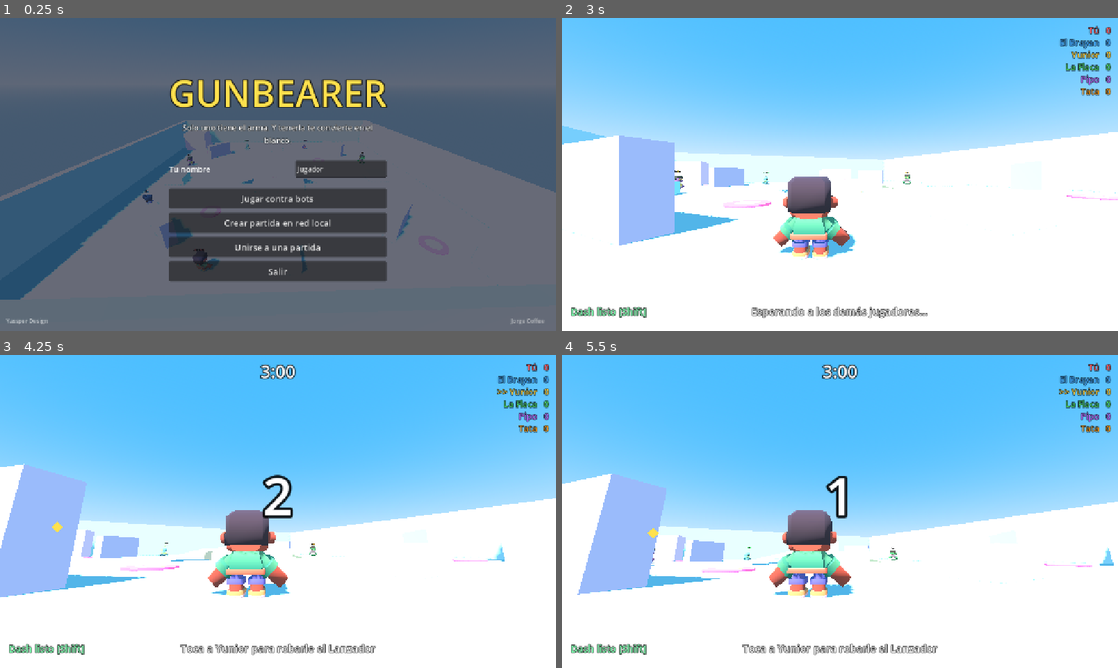
Above: before the commit, frames 1-4 (two rows, left to right).
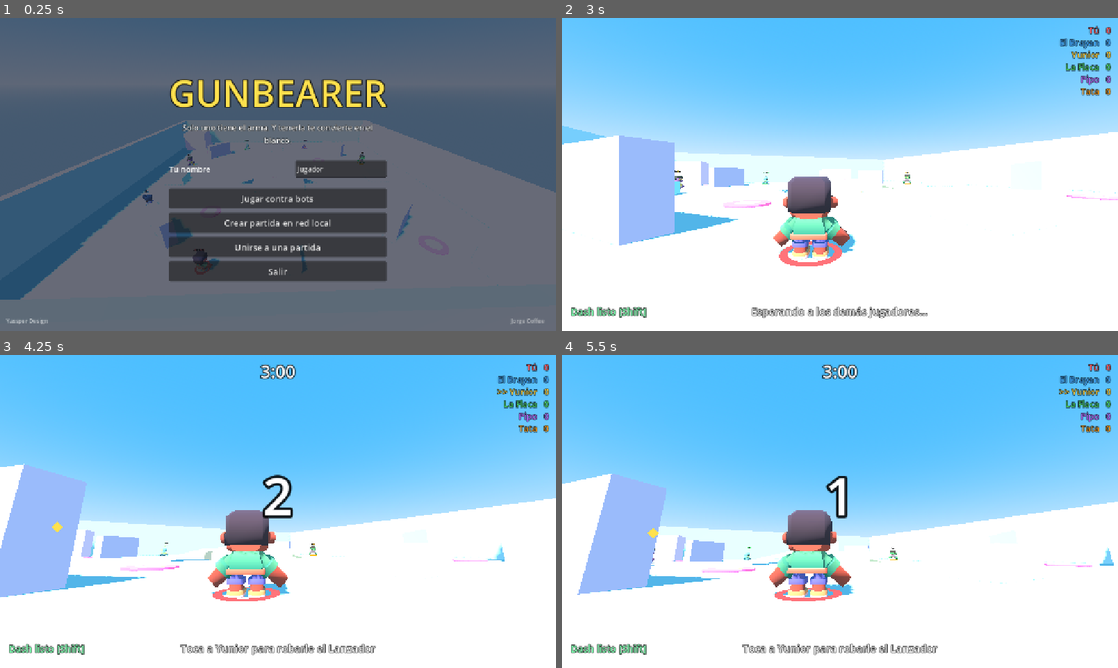
Above: after the commit, the same moments.

Repository: Yassp8312/Gunbearer
Game: Godot game, scene res://scenes/menu.tscn
Two runs of this game, one before a commit and one after it. Both use one fixed random seed, a clock stepped at 60 frames per second and the inputs below.
Inputs (mouse positions are in pixels of both pictures, inside the frame that each line leads up to):
- Up to frame 1 (0.25 s): no input
- Up to frame 2 (3 s): click "Jugar contra bots" at 0.5 s; click "Normal" at 1.25 s; click "Normal" at 2 s; click "¡Jugar!" at 2.75 s
- Up to frame 3 (4.25 s): tap Enter at 3.5 s; move the mouse to (305, 511) at 3.52 s; hold W from 3.53 s (still down); tap Q at 3.6 s; click (305, 511) at 3.67 s; tap Space at 3.77 s
- Up to frame 4 (5.5 s): keep holding W; move the mouse to (812, 511) at 4.27 s; tap Enter at 4.35 s; tap Space at 4.52 s; move the mouse to (851, 505) at 5.02 s; tap Keypad Enter at 5.1 s

The runs differ from the first frame. In frame 1, less than 0.1% of the frame differs, in the area x 26-66%, y 41-81%; in frame 2, 0.3%, in the area x 36-63%, y 52-80%; in frame 3, 0.2%; in frame 4, 0.2%.

Commit message:
Aro de color bajo cada jugador y rumbo competitivo en CLAUDE.md
Co-Authored-By: Claude Fable 5.2 <noreply@anthropic.com>

Diff:
--- a/scripts/player.gd
+++ b/scripts/player.gd
@@ -49,6 +49,7 @@
 
 var _visual: Node3D = null
 var _char = null
+var _ring: MeshInstance3D = null
 var _body_mat: StandardMaterial3D = null
 var _launcher: Node3D = null
 var _marker: MeshInstance3D = null
@@ -150,6 +151,21 @@
 		tank.position = Vector3(0, 0.26, 0.1)
 		_launcher.add_child(tank)
 	_launcher.visible = false
+
+	# Aro del color del jugador en el suelo: se sabe quién es quién de un vistazo.
+	_ring = MeshInstance3D.new()
+	var rm := TorusMesh.new()
+	rm.inner_radius = 0.52
+	rm.outer_radius = 0.7
+	var rmat := StandardMaterial3D.new()
+	rmat.albedo_color = color
+	rmat.shading_mode = BaseMaterial3D.SHADING_MODE_UNSHADED
+	rm.material = rmat
+	_ring.mesh = rm
+	_ring.scale = Vector3(1.0, 0.15, 1.0)
+	_ring.position = Vector3(0, 0.04, 0)
+	_ring.cast_shadow = GeometryInstance3D.SHADOW_CASTING_SETTING_OFF
+	add_child(_ring)
 
 	# Marca y luz sobre el portador
 	_marker = MeshInstance3D.new()
@@ -381,6 +397,7 @@
 	respawn_timer = Tuning.respawn_time
 	dash_timer = 0.0
 	_trail.emitting = false
+	_ring.visible = false
 	var flat: Vector3 = Vector3(dir.x, 0.0, dir.z)
 	if flat.length() < 0.01:
 		flat = Vector3.FORWARD
@@ -417,6 +434,7 @@
 	net_vel = Vector3.ZERO
 	velocity = Vector3.ZERO
 	_visual.rotation = Vector3.ZERO
+	_ring.visible = true
 	if _char != null:
 		_char.set_tint(color)
 	else:
Not shown, changed: CLAUDE.md
